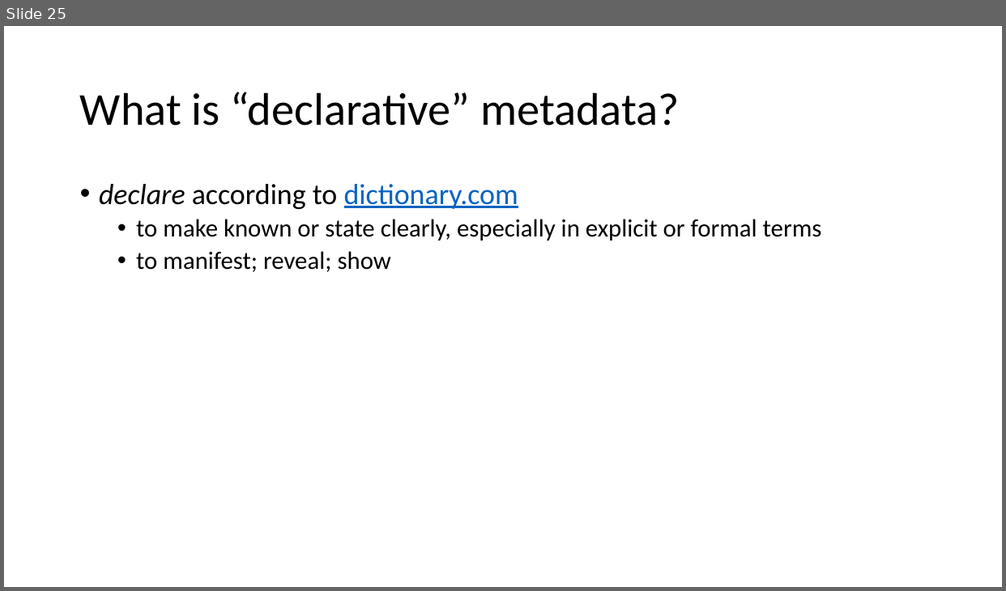
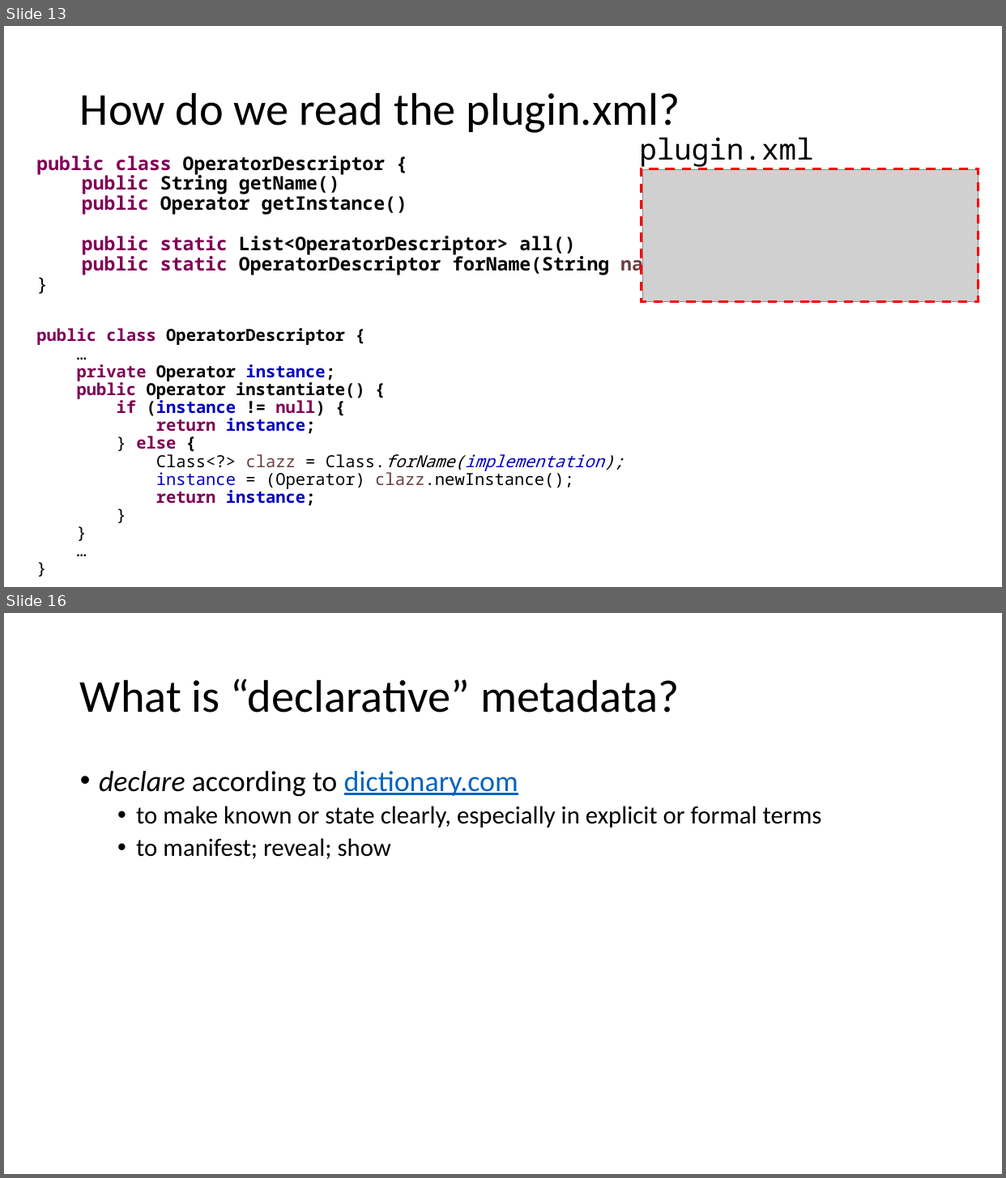
Before and after one commit to diffplug/sockets-and-plugs, a slide deck: Sockets and Plugs.pptx. Shown one above the other, each under a label of ours: slide 25 before the commit, slides 13 and 16 after it; the slides between them are not shown. The pictures are 1006x591 and 1006x1178 pixels, drawn with LibreOffice and Linux fonts; fonts in the diff are those of the drawing; grey boxes stand for pictures. Boxes give left, top, right and bottom in pixels: in the first picture for what was removed or moved away, otherwise in the second. Text is boxed around its words. In the diff, an @@ line names an element or a change of style, - is before the commit and + after.

```diff
--- a/Sockets and Plugs.pptx
+++ b/Sockets and Plugs.pptx
@@ slide 13 added at [4, 26, 1002, 587], background #FFFFFF @@
@@ title added at [80, 92, 680, 133], 44 pt, text #000000 @@
+How do we read the plugin.xml?
@@ text added at [639, 137, 813, 167], 28 pt, text #000000 @@
+plugin.xml
@@ text added at [36, 156, 676, 275], 18 pt, text #000000, bold @@
+public class OperatorDescriptor {
+public String getName()
+public Operator getInstance()
+public static List<OperatorDescriptor> all()
+public static OperatorDescriptor forName(String name)
+}
@@ rectangle added at [641, 169, 978, 302], outline #FF0000 2.25 pt dashed @@
@@ picture added at [643, 169, 978, 302] @@
@@ text added at [36, 328, 624, 506], 16 pt, text #000000, bold @@
+public class OperatorDescriptor {
+…
+private Operator instance;
+public Operator instantiate() {
+if (instance != null) {
+return instance;
+} else {
+Class<?> clazz = Class.forName(implementation);
+instance = (Operator) clazz.newInstance();
+return instance;
+}
+}
+…
+}
@@ what was slide 25 is now slide 16 @@
```
Also in this commit, not shown: 11 slides changed, 8 other slides added, 5 slides removed.
